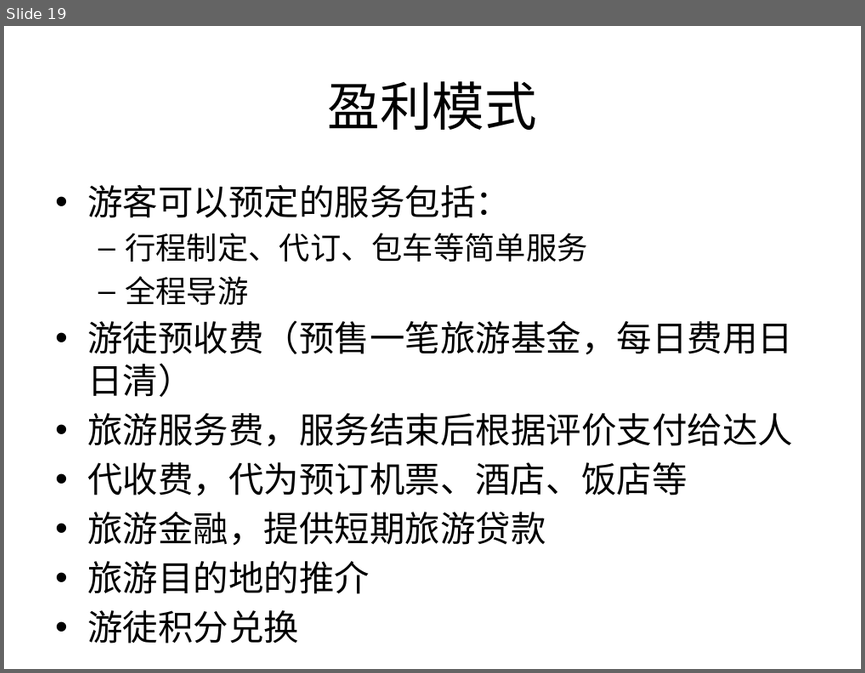
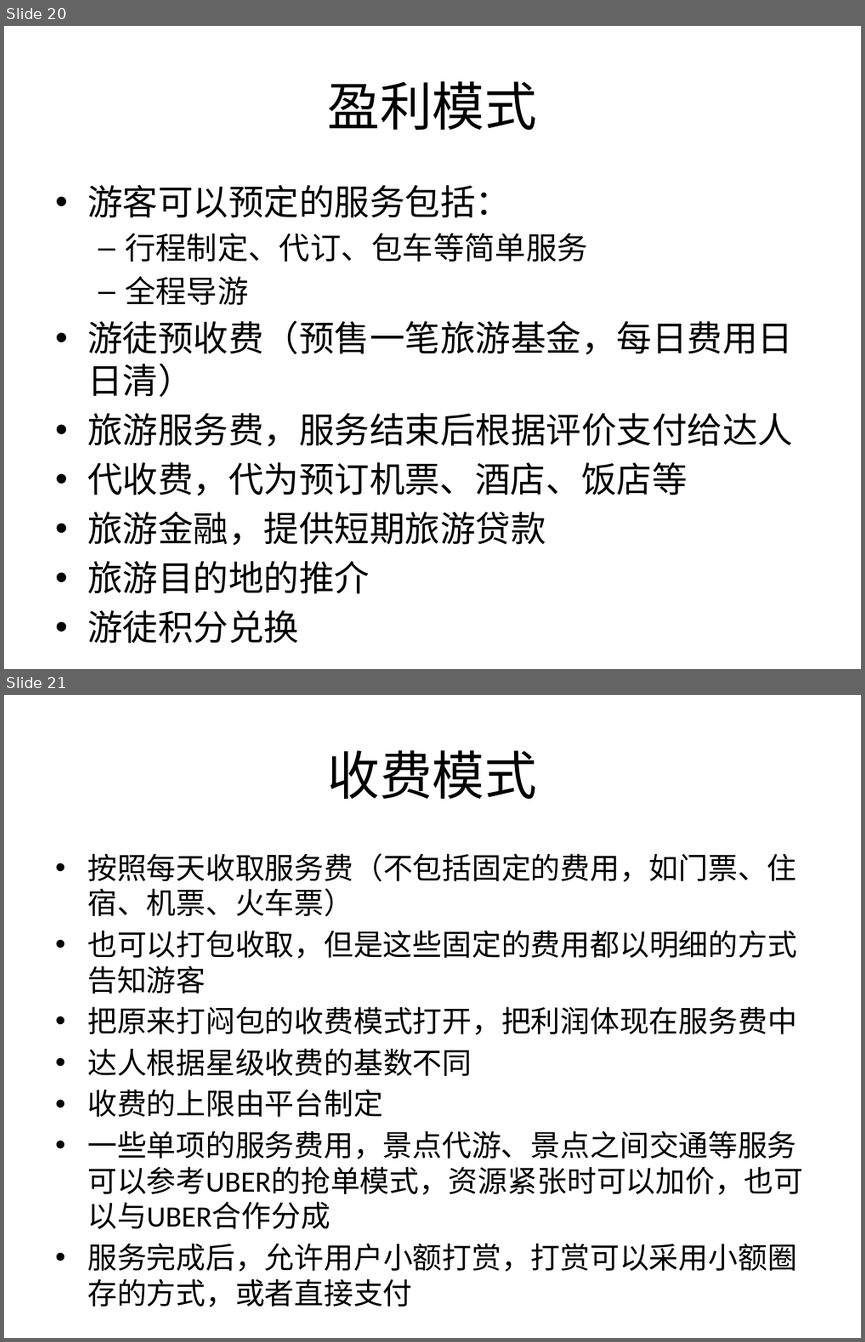
Before and after one commit to Yourtour/yt, a slide deck: yourtour/documents/business/YourTour BP 3.0-合作.pptx. Shown one above the other, each under a label of ours: slide 19 before the commit, slides 20 and 21 after it. The pictures are 865x673 and 865x1342 pixels, drawn with LibreOffice and Linux fonts; fonts in the diff are those of the drawing. Boxes give left, top, right and bottom in pixels: in the first picture for what was removed or moved away, otherwise in the second. Text is boxed around its words. In the diff, an @@ line names an element or a change of style, - is before the commit and + after.

```diff
--- a/yourtour/documents/business/YourTour BP 3.0-合作.pptx
+++ b/yourtour/documents/business/YourTour BP 3.0-合作.pptx
@@ slide 21 added at <box>4,695,861,1338</box>, background #FFFFFF @@
@@ title added at <box>328,750,537,799</box>, 44 pt, text #000000 @@
+收费模式
@@ text added at <box>87,853,803,1271</box>, 24.8 pt, text #000000 @@
+• 按照每天收取服务费（不包括固定的费用，如门票、住宿、机票、火车票）
+• 也可以打包收取，但是这些固定的费用都以明细的方式告知游客
+• 把原来打闷包的收费模式打开，把利润体现在服务费中
+• 达人根据星级收费的基数不同
+• 收费的上限由平台制定
+• 一些单项的服务费用，景点代游、景点之间交通等服务可以参考UBER的抢单模式，资源紧张时可以加价，也可以与UBER合作分成
+• 服务完成后，允许用户小额打赏，打赏可以采用小额圈存的方式，或者直接支付
@@ what was slide 19 is now slide 20 @@
```
Also in this commit, not shown: 5 slides changed, 5 other slides added, 7 other files.
